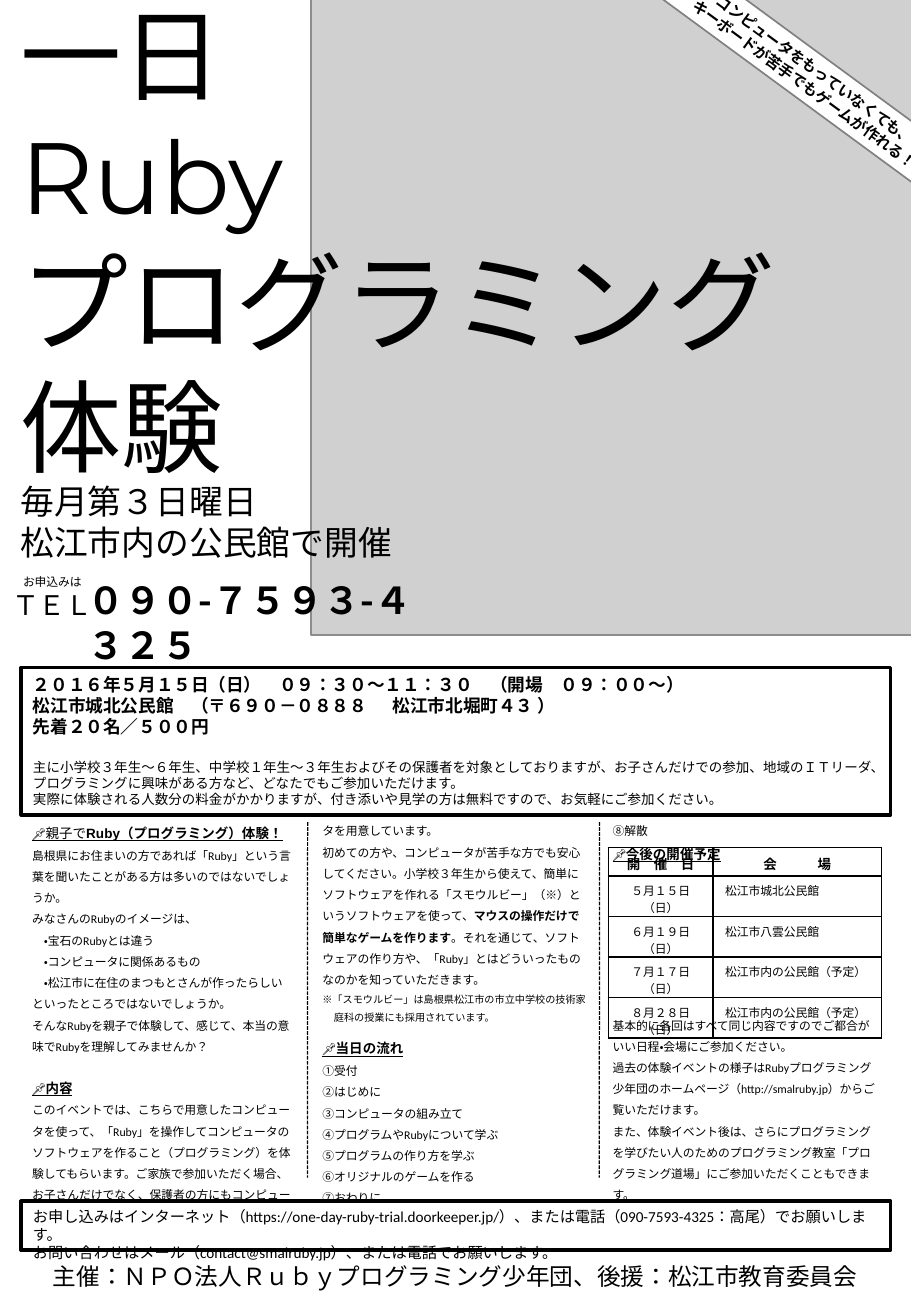
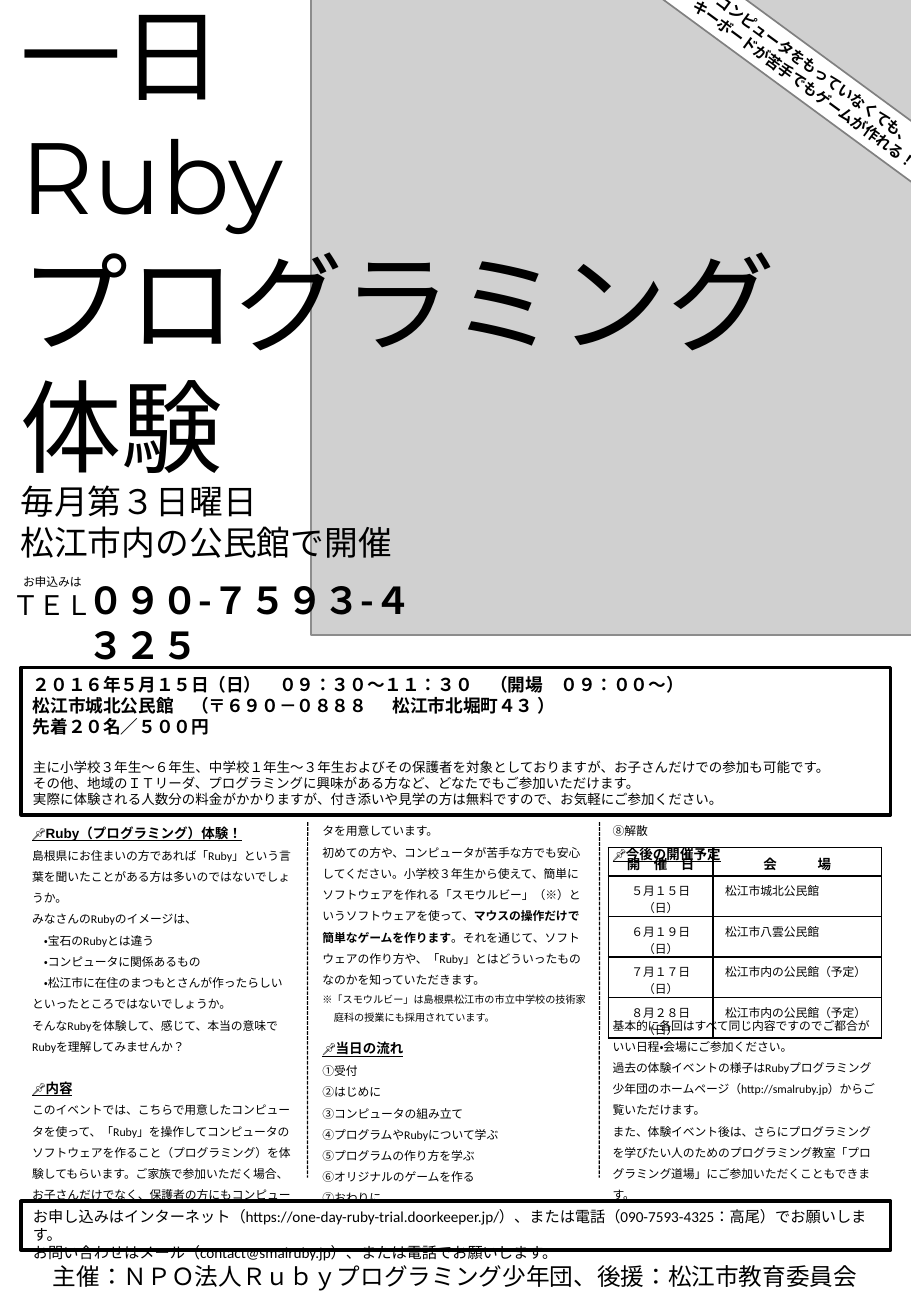
Before and after one commit to smalruby/smalruby.github.com, a slide deck: slide 1 of files/trial_flyer_2016_05.pptx. Drawn at 911x1316 pixels with LibreOffice and Linux fonts; fonts in the diff are those of the drawing; grey boxes stand for pictures. Boxes give left, top, right and bottom in pixels: in the first picture for what was removed or moved away, otherwise in the second. Text is boxed around its words. In the diff, an @@ line names an element or a change of style, - is before the commit and + after.

```diff
--- a/files/trial_flyer_2016_05.pptx
+++ b/files/trial_flyer_2016_05.pptx
@@ text in rectangle at (x1=33, y1=760, x2=829, y2=805): text changed @@
-主に小学校３年生～６年生、中学校１年生～３年生およびその保護者を対象としておりますが、お子さんだけでの参加、地域のＩＴリーダ、プログラミングに興味がある方など、どなたでもご参加いただけます。
-実際に体験される人数分の料金がかかりますが、付き添いや見学の方は無料ですので、お気軽にご参加ください。
+主に小学校３年生～６年生、中学校１年生～３年生およびその保護者を対象としておりますが、お子さんだけでの参加も可能です。
+その他、地域のＩＴリーダ、プログラミングに興味がある方など、どなたでもご参加いただけます。
+実際に体験される人数分の料金がかかりますが、付き添いや見学の方は無料ですので、お気軽にご参加ください。
@@ text at (x1=32, y1=827, x2=875, y2=1203): text changed @@
-そんなRubyを親子で体験して、感じて、本当の意味でRubyを理解してみませんか？
+そんなRubyを体験して、感じて、本当の意味でRubyを理解してみませんか？
@@ text at (x1=32, y1=827, x2=242, y2=841): text changed @@
-📌親子でRuby（プログラミング）体験！
+📌Ruby（プログラミング）体験！
```
Also in this commit, not shown: 2 other files.
